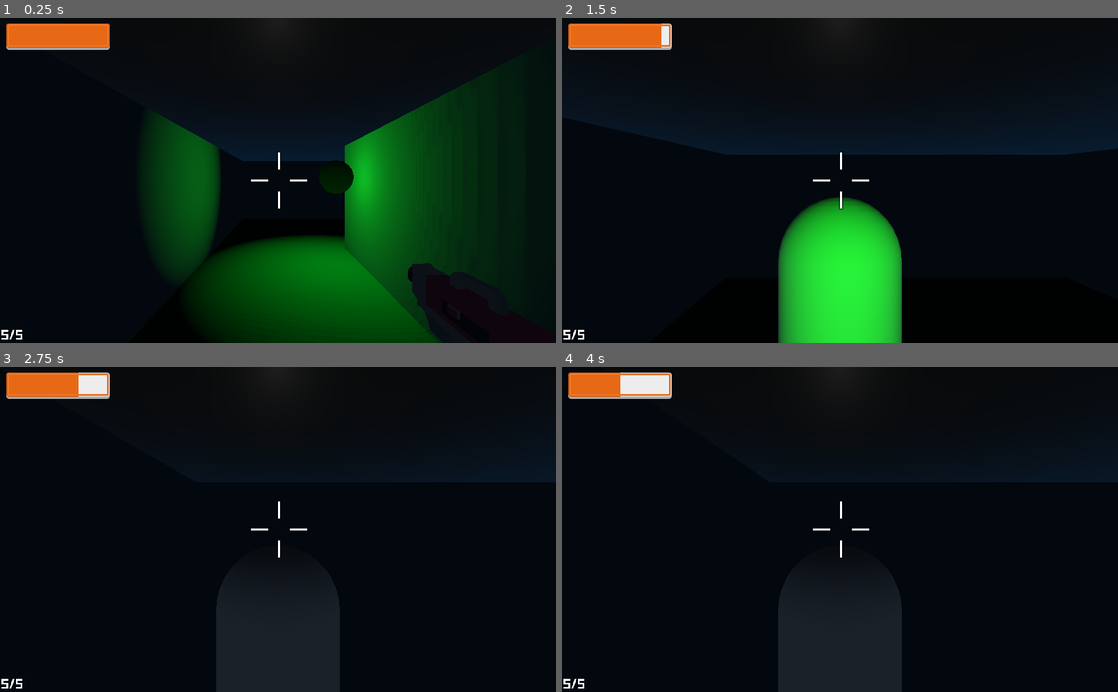
Above: before the commit, frames 1-4 (two rows, left to right).
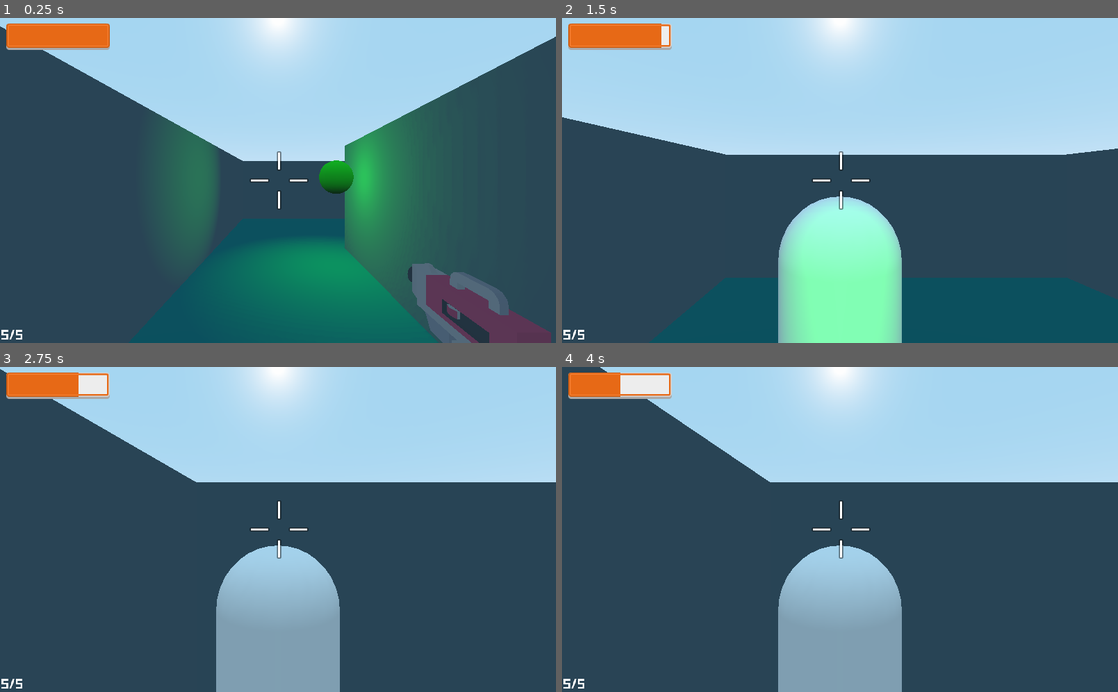
Above: after the commit, the same moments.

Repository: realyurimednikov/fps-sandbox
Game: Godot game, scene res://Levels/DemoLevel.tscn
Same seed, same stepped clock (60 frames per second), same inputs: the game is played once before the commit and once after it.
Inputs (mouse positions are in pixels of both pictures, inside the frame that each line leads up to):
- Up to frame 1 (0.25 s): no input
- Up to frame 2 (1.5 s): tap Enter at 0.5 s; move the mouse to (867, 180) at 0.52 s; hold W (move_forward) from 0.53 s (still down); tap Z (damage_player) at 0.6 s; tap Space (jump) at 0.77 s; move the mouse to (812, 180) at 1.27 s; tap C (camera_switch) at 1.35 s
- Up to frame 3 (2.75 s): keep holding W (move_forward); tap Space (jump) at 1.52 s; tap Z (damage_player) at 1.55, 2.1 s; move the mouse to (289, 523) at 2.02 s
- Up to frame 4 (4 s): keep holding W (move_forward); move the mouse to (834, 536) at 2.77 s; tap E (interact) at 2.85 s; tap Space (jump) at 3.02, 3.77 s; tap Z (damage_player) at 3.05, 3.8 s; move the mouse to (878, 532) at 3.52 s; click (878, 532) at 3.6 s

The runs differ from the first frame. In frame 1, 98% of the frame differs, in the area x 0-100%, y 0-100%; in frame 2, 98%; in frame 3, 98%; in frame 4, 98%.

Commit message:
Made enemies to shoot to player

Diff:
--- a/Levels/DemoLevel.tscn
+++ b/Levels/DemoLevel.tscn
@@ -22,16 +22,6 @@
 
 [sub_resource type="BoxShape" id=6]
 extents = Vector3( 1, 2, 5 )
-
-[sub_resource type="ProceduralSky" id=7]
-sky_top_color = Color( 0.0352941, 0.0392157, 0.0392157, 1 )
-sky_horizon_color = Color( 0.027451, 0.14902, 0.25098, 1 )
-ground_horizon_color = Color( 0.0352941, 0.0392157, 0.0392157, 1 )
-sun_color = Color( 0.0117647, 0.0117647, 0.0117647, 1 )
-
-[sub_resource type="Environment" id=8]
-background_mode = 2
-background_sky = SubResource( 7 )
 
 [node name="DemoLevel" type="Spatial"]
 
@@ -142,10 +132,10 @@
 [node name="Player" parent="." instance=ExtResource( 1 )]
 transform = Transform( 1, 0, 0, 0, 1, 0, 0, 0, 1, -6.58241, 1.60857, 6.97364 )
 
-[node name="WorldEnvironment" type="WorldEnvironment" parent="."]
-environment = SubResource( 8 )
-
 [node name="Enemies" type="Node" parent="."]
 
 [node name="Enemy" parent="Enemies" instance=ExtResource( 4 )]
-transform = Transform( 1, 0, 0, 0, 1, 0, 0, 0, 1, 0, 1.95964, 0.570987 )
+transform = Transform( 1, 0, 0, 0, 1, 0, 0, 0, 1, 0, 1.56205, 0 )
+
+[node name="Enemy2" parent="Enemies" instance=ExtResource( 4 )]
+transform = Transform( -0.999984, 3.05163e-11, -0.00570695, 3.05159e-11, 1, 1.63272e-13, 0.00570695, -1.04216e-14, -0.999984, 6.62437, 1.58375, -1.15394 )
--- a/Objects/Enemy.gd
+++ b/Objects/Enemy.gd
@@ -5,6 +5,10 @@
 
 
 onready var sphere = $MeshInstance
+onready var gun = $Gun
+onready var shoot_timer = $ShootTimer
+
+onready var bullet = preload("res://Player/Bullet.tscn")
 
 
 var health = 100
@@ -29,20 +33,24 @@
 		if collider.is_in_group("Player"):
 			look_at_player()
 			follow_player(delta)
+			if shoot_timer.is_stopped():
+				shoot_timer.start()
 		else:
 			set_to_green()
+			shoot_timer.stop()
 
 
 func _on_Area_body_entered(body):
 	if body.is_in_group("Player"):
 		target = body
-		set_to_red()
+#		set_to_red()
 
 
 func _on_Area_body_exited(body):
 	if body.is_in_group("Player"):
 		target = null
-		set_to_green()
+		shoot_timer.stop()
+#		set_to_green()
 
 
 func set_to_green():
@@ -60,3 +68,15 @@
 func follow_player(delta):
 	var direction = (target.transform.origin - transform.origin).normalized()
 	move_and_slide(direction * speed * delta, Vector3.UP)
+
+
+func shoot_to_player():
+	print('Shoot!!!!!')
+	var b = bullet.instance()
+	gun.add_child(b)
+	b.set_damage(10)
+	b.shoot = true
+
+
+func _on_ShootTimer_timeout():
+	shoot_to_player()
--- a/Objects/Enemy.tscn
+++ b/Objects/Enemy.tscn
@@ -38,5 +38,12 @@
 [node name="CollisionPolygon" type="CollisionPolygon" parent="Area"]
 transform = Transform( 1, 0, 0, 0, -1.62921e-07, 1, 0, -1, -1.62921e-07, 0, 0, 0 )
 polygon = PoolVector2Array( 0, 0, 15, 6, 15, -6 )
+
+[node name="Gun" type="Spatial" parent="."]
+transform = Transform( 1, 0, 0, 0, 1, 0, 0, 0, 1, 0, -0.104779, -2.80862 )
+
+[node name="ShootTimer" type="Timer" parent="."]
+wait_time = 3.0
 [connection signal="body_entered" from="Area" to="." method="_on_Area_body_entered"]
 [connection signal="body_exited" from="Area" to="." method="_on_Area_body_exited"]
+[connection signal="timeout" from="ShootTimer" to="." method="_on_ShootTimer_timeout"]
--- a/Player/Bullet.gd
+++ b/Player/Bullet.gd
@@ -27,4 +27,6 @@
 		body.damage(damage)
 	elif body.is_in_group('Destroyables'):
 		body.destroy_object()
+	elif body.is_in_group('Player'):
+		body.damage_player(damage)
 	queue_free()
--- a/Player/Player.gd
+++ b/Player/Player.gd
@@ -121,3 +121,8 @@
 func recharge_health(value):
 	health += value
 	update_ui()
+
+
+func damage_player(damage):
+	health -= damage
+	update_ui()
Not shown: 1 places in Levels/DemoLevel.tscn that only renumber resources
